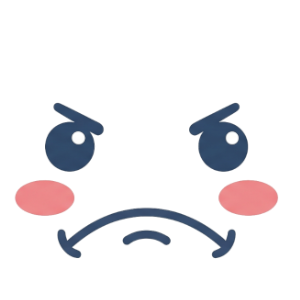
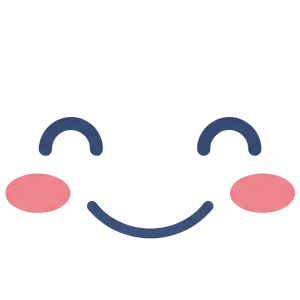
The second (300, 300) image is a revision of the first. Changes to its layers:
added layer "happy_moon" above "happy_sun" over <box>5,116,296,239</box>
renamed "Копия Gemini_Generated_Image_tjox41tjox41tjox.jpg" to "angry_sun", hid it over <box>14,102,279,259</box>
